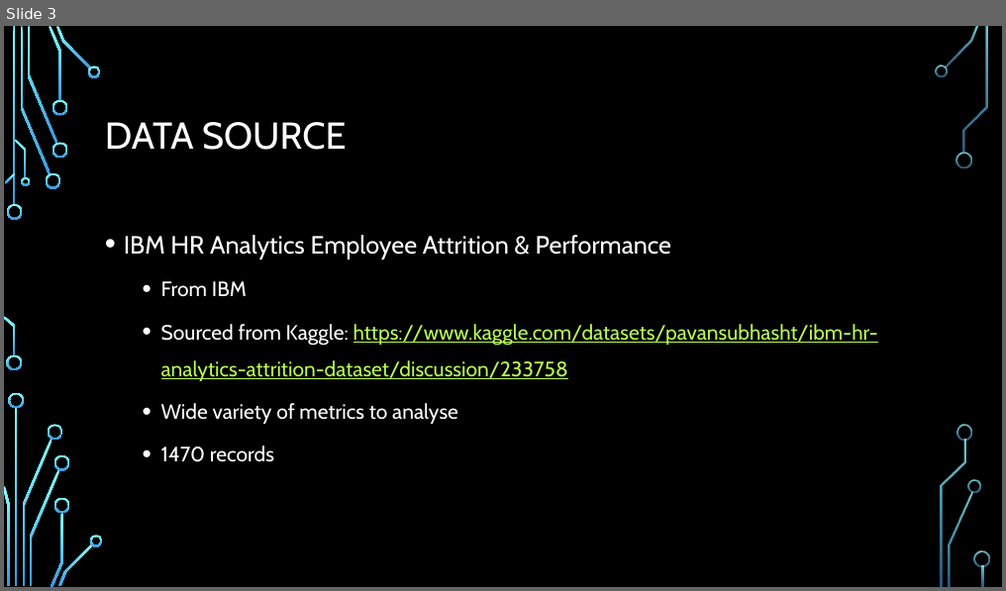
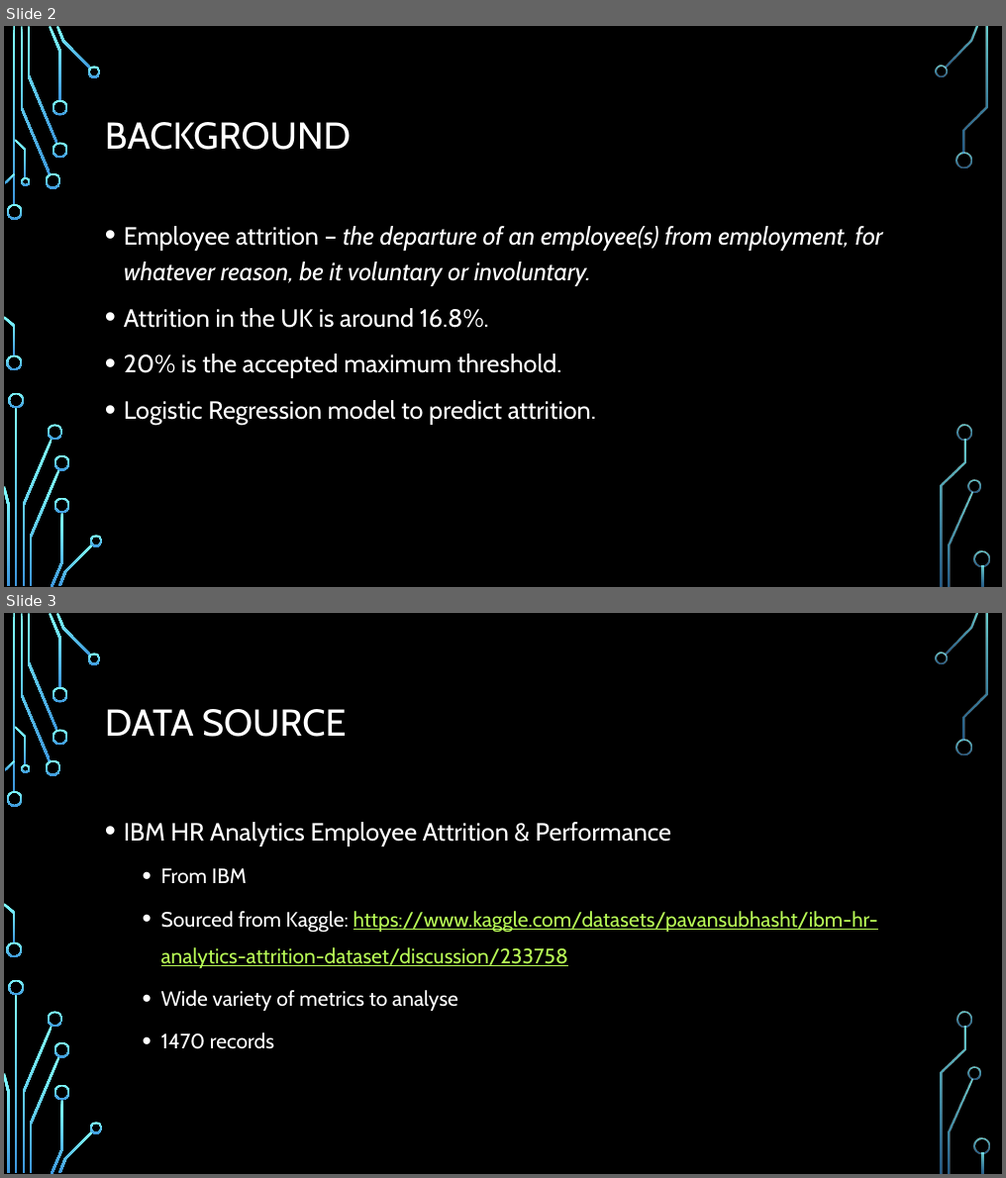
Before and after one commit to ddaniel2024/Project-4, a slide deck: Employee Attrition Prediction Presentation.pptx. Shown one above the other, each under a label of ours: slide 3 before the commit, slides 2 and 3 after it. The pictures are 1006x591 and 1006x1178 pixels, drawn with LibreOffice and Linux fonts; fonts in the diff are those of the drawing; background and template pictures are left out. Boxes give left, top, right and bottom in pixels: in the first picture for what was removed or moved away, otherwise in the second. Text is boxed around its words. In the diff, an @@ line names an element or a change of style, - is before the commit and + after.

```diff
--- a/Employee Attrition Prediction Presentation.pptx
+++ b/Employee Attrition Prediction Presentation.pptx
@@ slide 2 added at (4, 26, 1002, 587), background picture (left out); not listed: 36 template elements that a slide beside it also shows @@
@@ title added at (105, 122, 350, 150), 36 pt, text #FFFFFF @@
+BACKGROUND
@@ text added at (124, 226, 883, 425), 24 pt, text #FFFFFF @@
+• Employee attrition – the departure of an employee(s) from employment, for whatever reason, be it voluntary or involuntary.
+• Attrition in the UK is around 16.8%.
+• 20% is the accepted maximum threshold.
+• Logistic Regression model to predict attrition.
```
Also in this commit, not shown: 13 slides changed, 7 other slides added, 8 slides removed, 10 other files.
